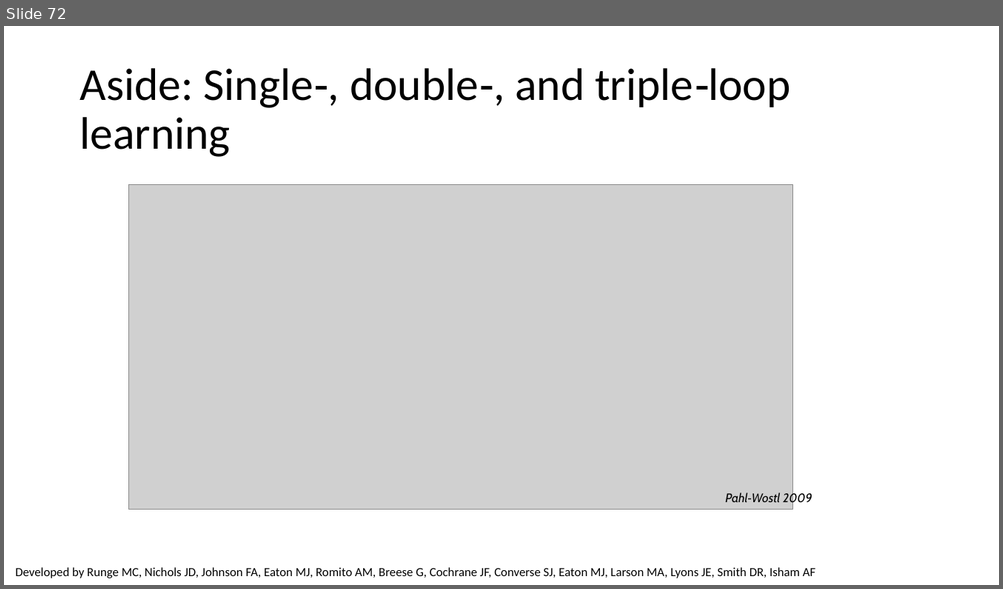
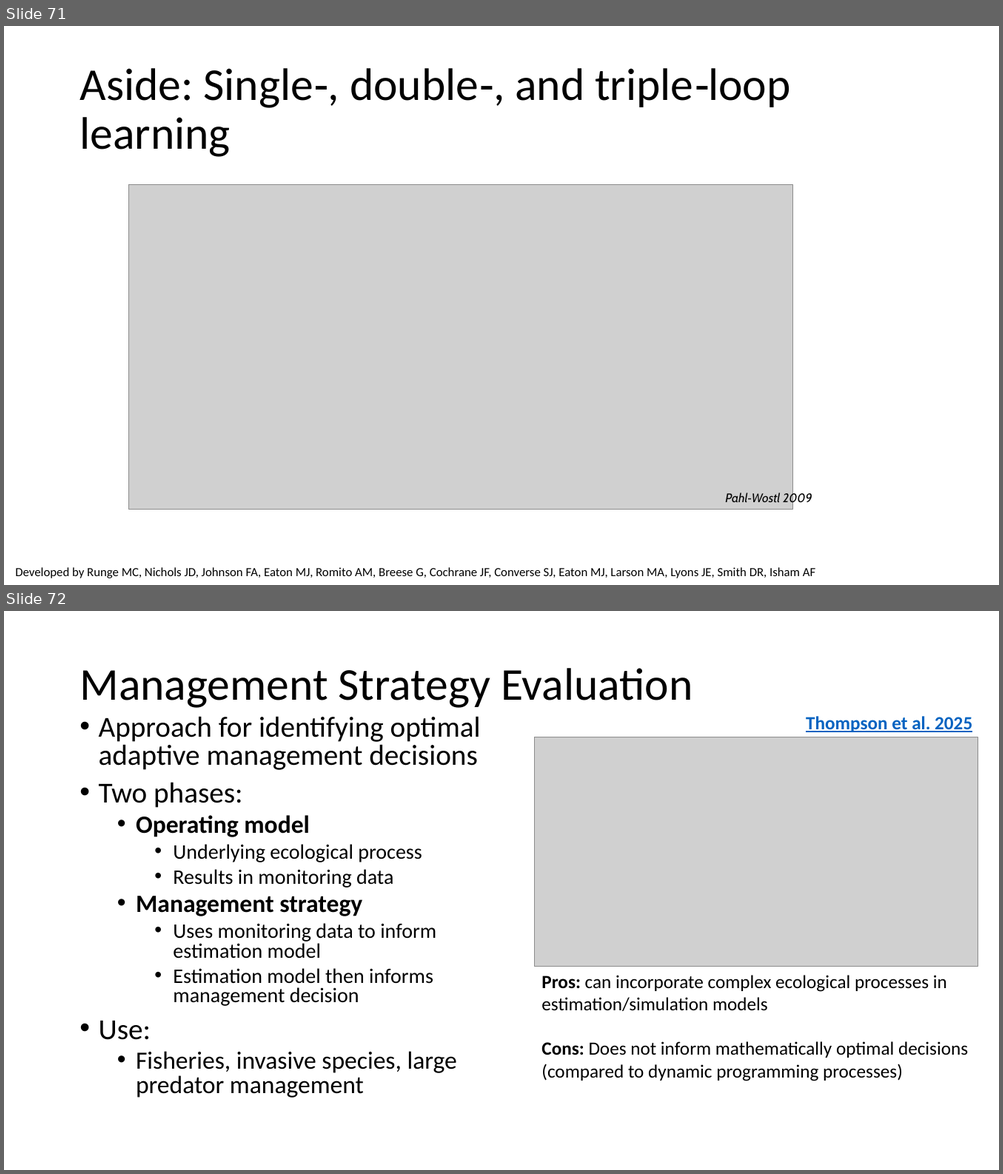
Before and after one commit to briellekthompson/NATR_8001_DecisionAnalysis_Fall25_Mizzou, a slide deck: material/Week6-UncertaintyPart1/Week6_SDM_Mizzou.pptx. Shown one above the other, each under a label of ours: slide 72 before the commit, slides 71 and 72 after it. The pictures are 1003x589 and 1003x1174 pixels, drawn with LibreOffice and Linux fonts; fonts in the diff are those of the drawing; grey boxes stand for pictures; background and template pictures are left out. Boxes give left, top, right and bottom in pixels: in the first picture for what was removed or moved away, otherwise in the second. Text is boxed around its words. In the diff, an @@ line names an element or a change of style, - is before the commit and + after.

```diff
--- a/material/Week6-UncertaintyPart1/Week6_SDM_Mizzou.pptx
+++ b/material/Week6-UncertaintyPart1/Week6_SDM_Mizzou.pptx
@@ slide 72 added at bbox=[4, 611, 999, 1170], background #FFFFFF @@
@@ title added at bbox=[79, 668, 693, 708], 44 pt, text #000000 @@
+Management Strategy Evaluation
@@ text added at bbox=[99, 716, 481, 1098], 20 pt, text #000000 @@
+• Approach for identifying optimal adaptive management decisions
+• Two phases:
+  • Operating model
+    • Underlying ecological process
+    • Results in monitoring data
+  • Management strategy
+    • Uses monitoring data to inform estimation model
+    • Estimation model then informs management decision
+• Use:
+  • Fisheries, invasive species, large predator management
@@ text added at bbox=[805, 716, 972, 732], 18 pt, text #0563C1, bold, underline @@
+Thompson et al. 2025
@@ picture added at bbox=[535, 737, 978, 966] @@
@@ text added at bbox=[541, 975, 967, 1082], 18 pt, text #000000 @@
+Pros: can incorporate complex ecological processes in estimation/simulation models
+Cons: Does not inform mathematically optimal decisions (compared to dynamic programming processes)
@@ what was slide 72 is now slide 71 @@
```
Also in this commit, not shown: 8 slides changed, 2 other slides added, 3 slides removed, 3 other files.
